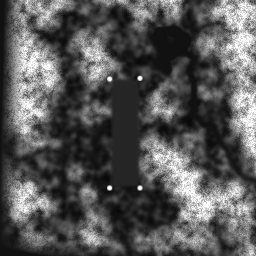
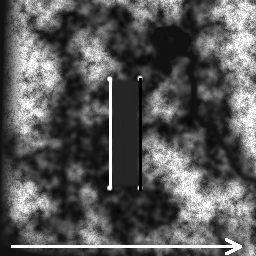
The second w=256, h=256 image is a revision of the first. Changes to its layers:
removed layer "coast2" over box(11, 238, 242, 255)
removed layer "coast" over box(11, 245, 24, 248)
removed layer "landmarks" over box(109, 78, 142, 191)
removed layer "runway" over box(109, 78, 142, 190)
removed layer "Background copy" over box(11, 78, 242, 255)
renamed "Background" to "landscape.bmp", painted on it, unmasked it over box(11, 78, 242, 255)
